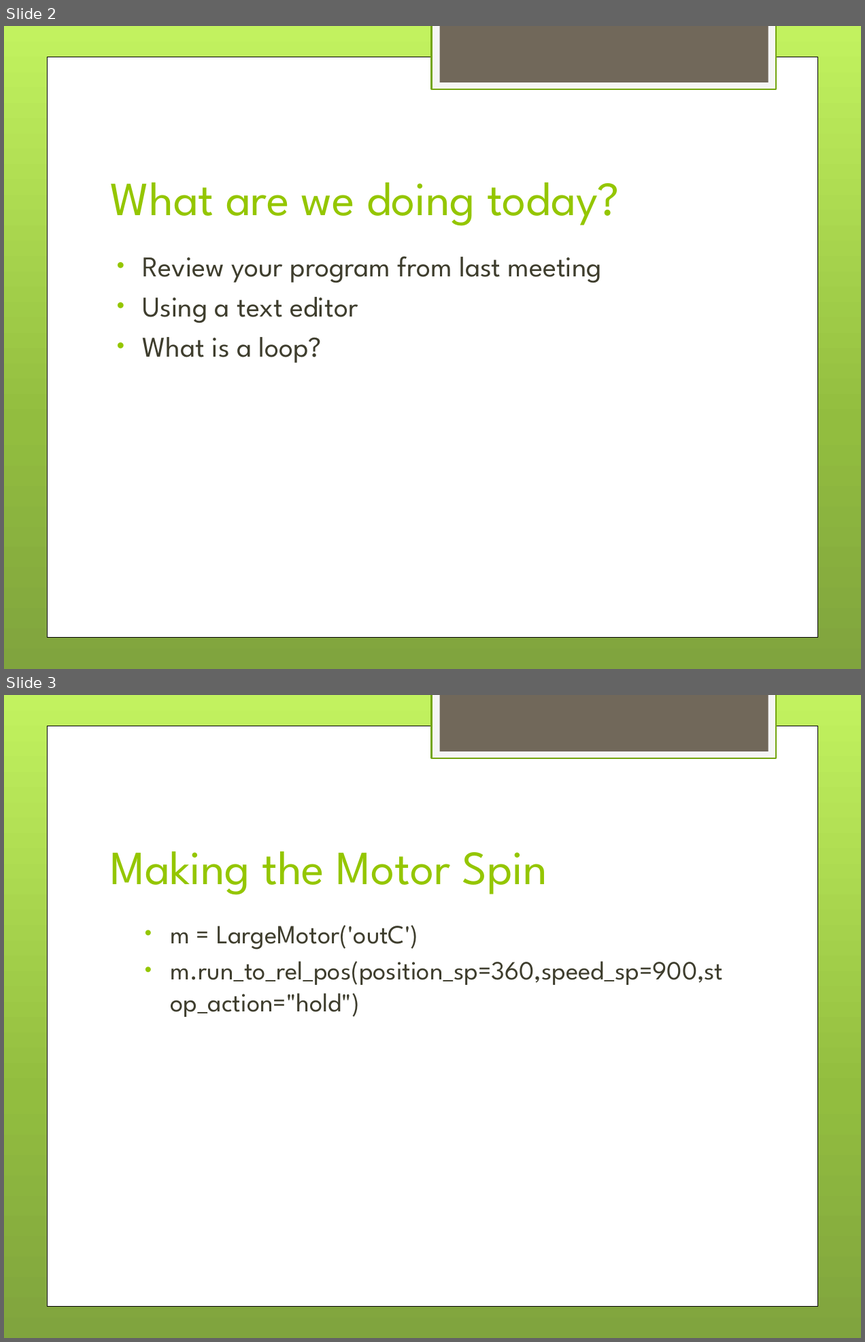
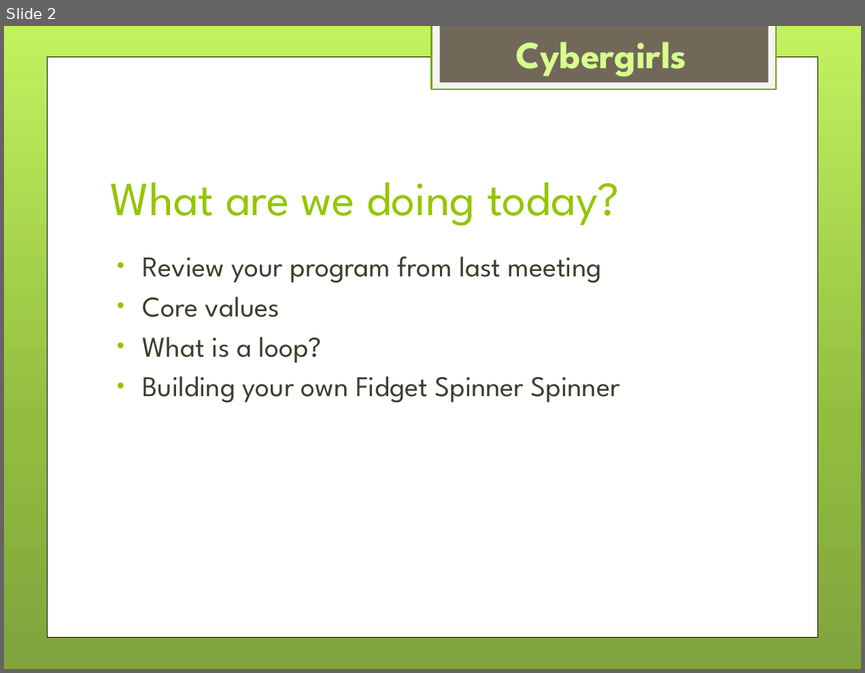
Before and after one commit to drahmel/el-segundo-girl-scouts-robotics-2017, a slide deck: meeting-4-loops/Girl Scouts LEGO Robotics - Meeting 4 - Loops.pptx. Shown one above the other, each under a label of ours: slides 2 and 3 before the commit, slide 2 after it. The pictures are 865x1342 and 865x673 pixels, drawn with LibreOffice and Linux fonts; fonts in the diff are those of the drawing; background and template pictures are left out. Boxes give left, top, right and bottom in pixels: in the first picture for what was removed or moved away, otherwise in the second. Text is boxed around its words. In the diff, an @@ line names an element or a change of style, - is before the commit and + after.

```diff
--- a/meeting-4-loops/Girl Scouts LEGO Robotics - Meeting 4 - Loops.pptx
+++ b/meeting-4-loops/Girl Scouts LEGO Robotics - Meeting 4 - Loops.pptx
@@ slide 3 removed at box(4, 695, 861, 1338), background gradient #C3F35F to #93BF3F to #81A53E; not listed: 3 template elements that a slide beside it also shows @@
@@ title removed at box(110, 851, 547, 895) @@
-Making the Motor Spin
@@ text removed at box(171, 925, 723, 1017) @@
-  • m = LargeMotor('outC')
-  • m.run_to_rel_pos(position_sp=360,speed_sp=900,stop_action="hold")
@@ slide 2 changed as well @@
@@ text added at box(515, 42, 687, 77), 32 pt, text #D6FF8C, bold @@
+Cybergirls
@@ text at box(143, 297, 280, 317): text changed @@
-• Using a text editor
+• Core values
@@ text at box(143, 376, 620, 403): paragraph added @@
+• Building your own Fidget Spinner Spinner
```
Also in this commit, not shown: 4 other slides changed, 2 slides added, 3 other slides removed.
